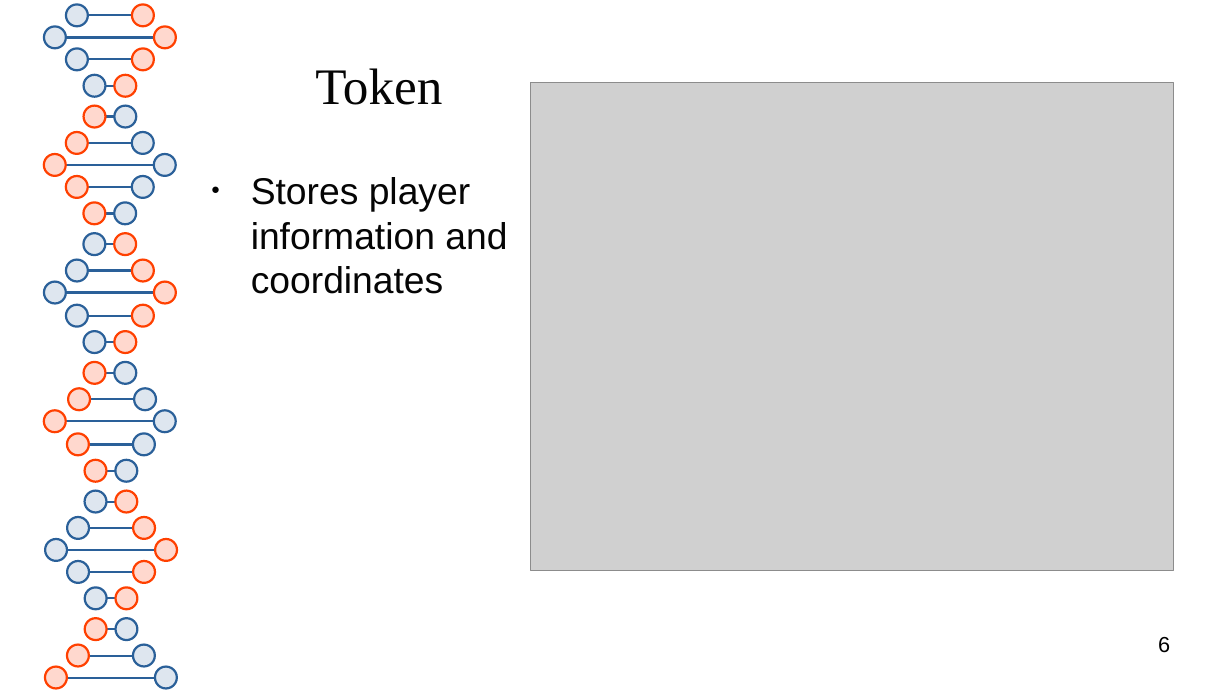
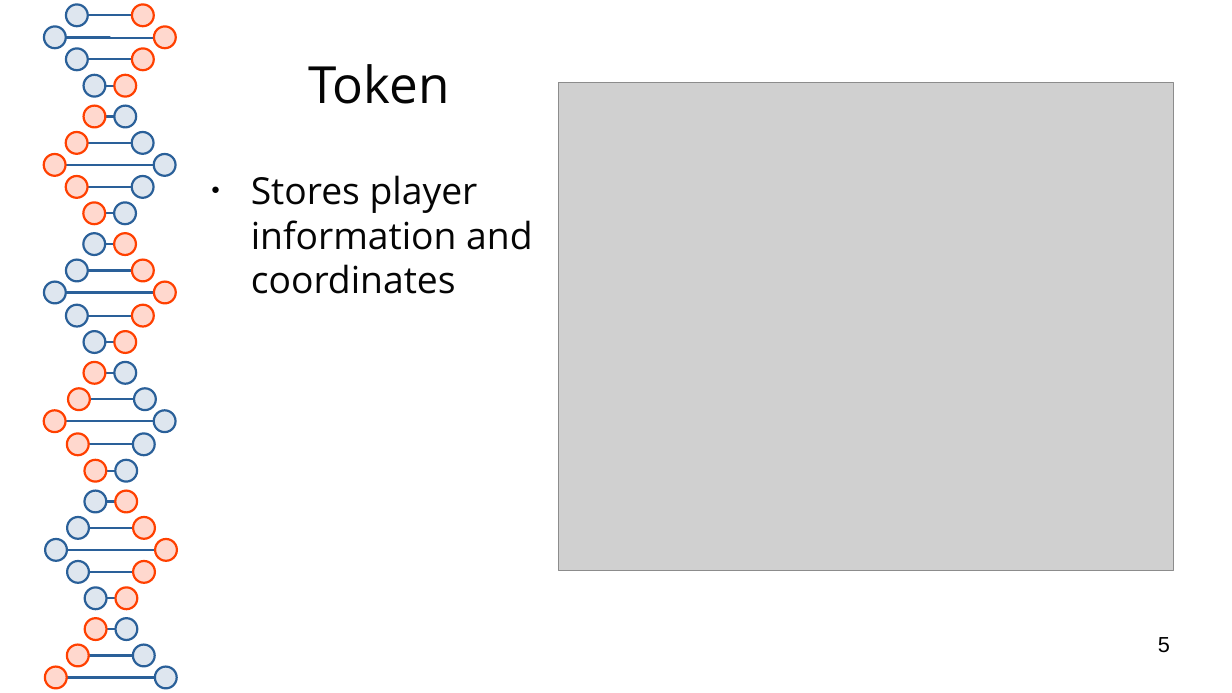
Before and after one commit to RedOctober117/ChutesAndLadders, a slide deck: slide 5 of documentation/presentation.pptx (slide 6 before the commit). Drawn at 1232x693 pixels with LibreOffice and Linux fonts; fonts in the diff are those of the drawing; grey boxes stand for pictures. Boxes give left, top, right and bottom in pixels: in the first picture for what was removed or moved away, otherwise in the second. Text is boxed around its words. In the diff, an @@ line names an element or a change of style, - is before the commit and + after.

```diff
--- a/documentation/presentation.pptx
+++ b/documentation/presentation.pptx
@@ title "Token" at bbox=[308, 64, 450, 104]: font Times New Roman to Open Sans @@
@@ picture: place and size @@
-picture at bbox=[531, 83, 1174, 571]
+picture at bbox=[559, 83, 1174, 571]
@@ text "Stores player information and coordinates" at bbox=[251, 175, 532, 294]: font Arial to Open Sans @@
@@ page number at bbox=[1158, 637, 1170, 653]: text changed @@
-6
+5
```
Also in this commit, not shown: 6 other slides changed, 2 slides added, 3 other files.
